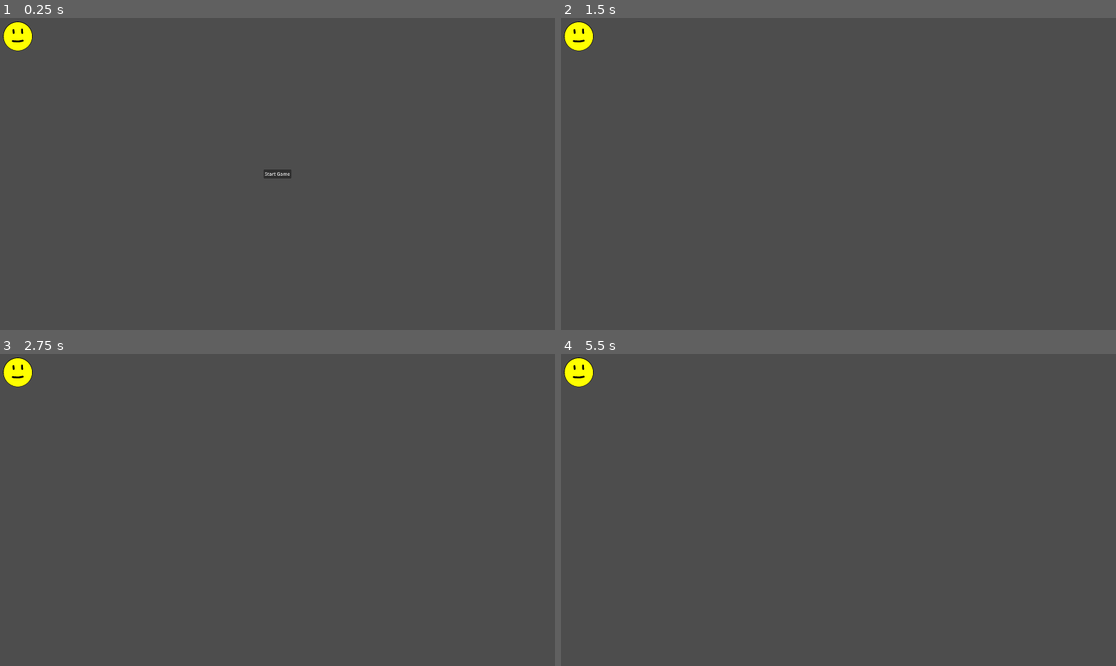
Above: before the commit, frames 1-4 (two rows, left to right).
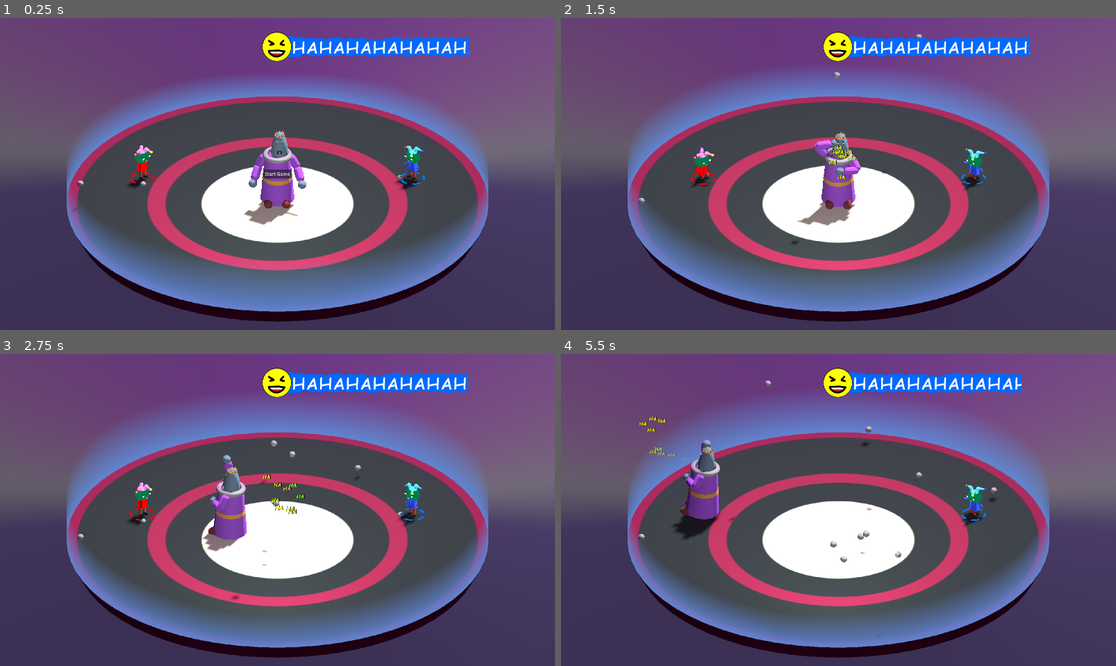
Above: after the commit, the same moments.

Repository: mwpenny/GGJ2024
Game: Godot game, scene res://scenes/ui.tscn
Same seed, same stepped clock (60 frames per second), same inputs: the game is played once before the commit and once after it.
Inputs:
- Up to frame 1 (0.25 s): no input
- Up to frame 2 (1.5 s): click "Start Game" at 0.5 s
- Up to frame 3 (2.75 s): no input
- Up to frame 4 (5.5 s): no input

The runs differ from the first frame. In frame 1, 74% of the frame differs, in the area x 0-100%, y 0-100%; in frame 2, 74%; in frame 3, 72%; in frame 4, 73%.

Commit message:
Fix merge

Diff:
--- a/scenes/arena.tscn
+++ b/scenes/arena.tscn
@@ -166,10 +166,6 @@
 transform = Transform3D(-1, 0, 8.74228e-08, 0, 1, 0, -8.74228e-08, 0, -1, 0, 7.84236, 0)
 axis_lock_angular_x = true
 axis_lock_angular_z = true
-
-[connection signal="death" from="Player1" to="." method="_on_player_death"]
-[connection signal="death" from="Player2" to="." method="_on_player_death"]
-[connection signal="body_exited" from="Lord" to="Lord" method="_on_body_exited"]
 mass = 30.0
 
 [node name="Balls" type="Node3D" parent="."]
@@ -180,4 +176,7 @@
 [node name="BallSpawnTimer" type="Timer" parent="."]
 wait_time = 0.5
 
+[connection signal="death" from="Player1" to="." method="_on_player_death"]
+[connection signal="death" from="Player2" to="." method="_on_player_death"]
+[connection signal="body_exited" from="Lord" to="Lord" method="_on_body_exited"]
 [connection signal="timeout" from="BallSpawnTimer" to="." method="spawn_falling_ball"]
Not shown: 1 places in scenes/arena.tscn that only renumber resources
